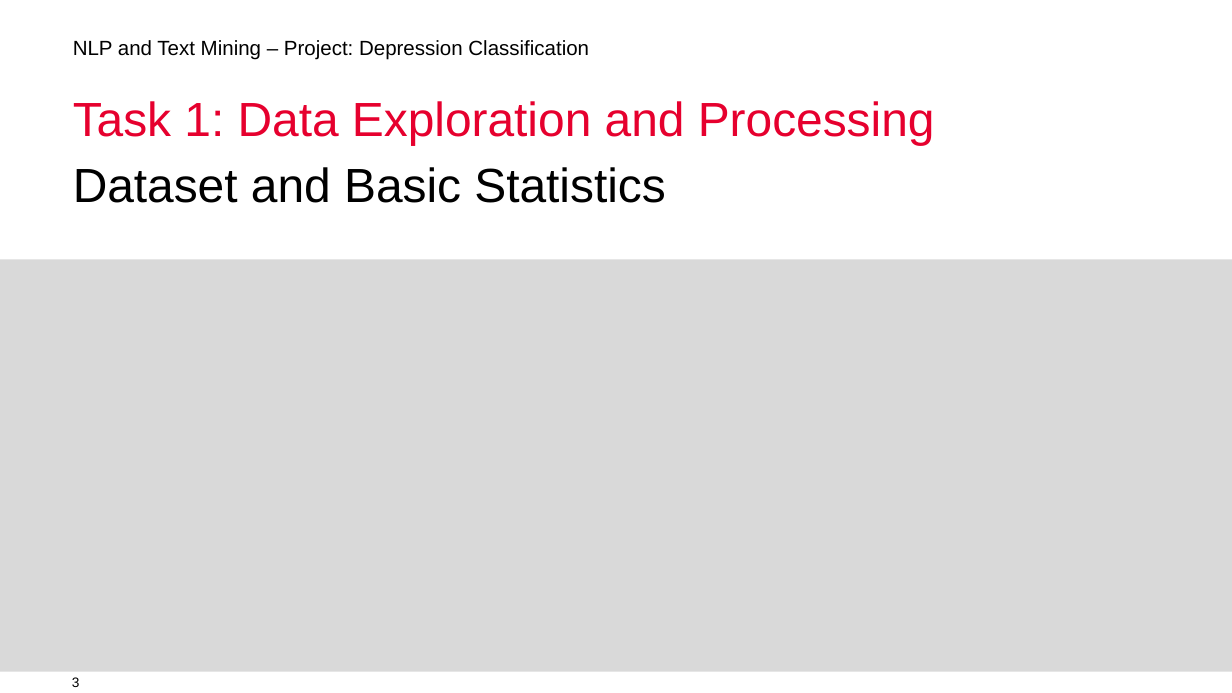
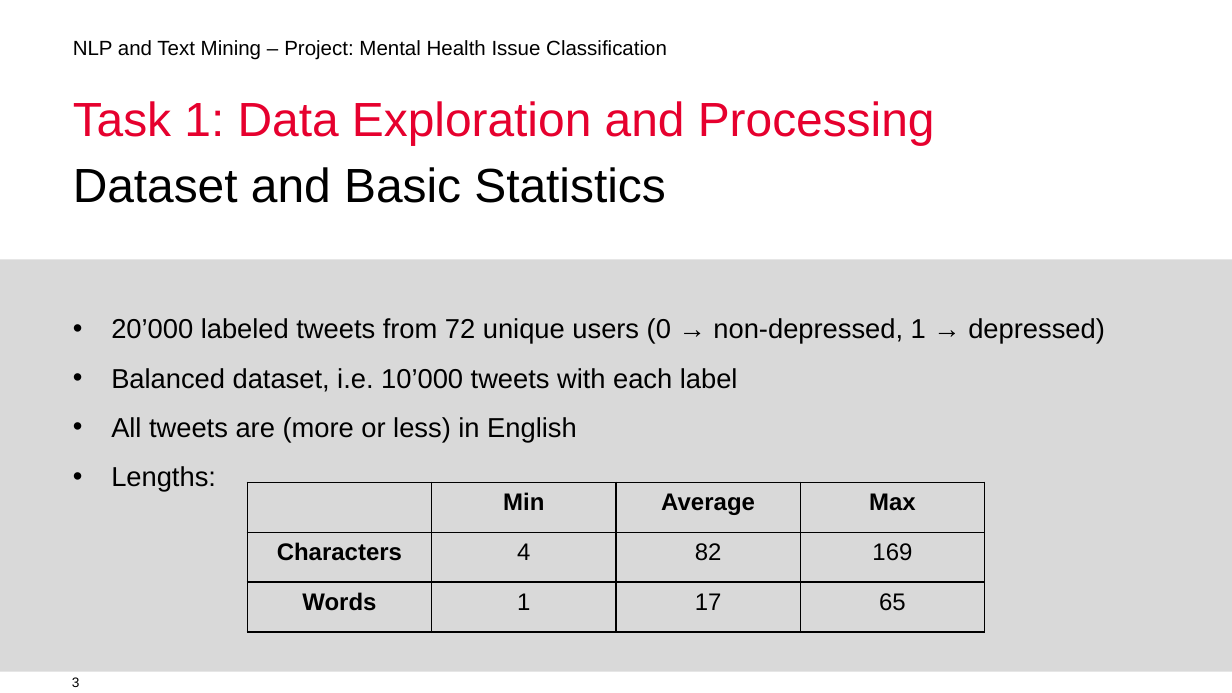
Before and after one commit to homolan13/twitter_mental_health, a slide deck: slide 3 of Presentation.pptx. Drawn at 1232x693 pixels with LibreOffice and Linux fonts; fonts in the diff are those of the drawing; background and template pictures are left out. Boxes give left, top, right and bottom in pixels: in the first picture for what was removed or moved away, otherwise in the second. Text is boxed around its words. In the diff, an @@ line names an element or a change of style, - is before the commit and + after.

Commit message:
updated presentation

```diff
--- a/Presentation.pptx
+++ b/Presentation.pptx
@@ text at bbox=[73, 40, 667, 60]: text changed @@
-NLP and Text Mining – Project: Depression Classification
+NLP and Text Mining – Project: Mental Health Issue Classification
@@ text added at bbox=[111, 318, 1105, 492], 16 pt, text #000000 @@
+• 20’000 labeled tweets from 72 unique users (0 → non-depressed, 1 → depressed)
+• Balanced dataset, i.e. 10’000 tweets with each label
+• All tweets are (more or less) in English
+• Lengths:
@@ table added at bbox=[248, 482, 987, 632], 3 rows, 4 columns @@
+ | Min | Average | Max
+Characters | 4 | 82 | 169
+Words | 1 | 17 | 65
```
Also in this commit, not shown: 9 other slides changed, 1 other file.
